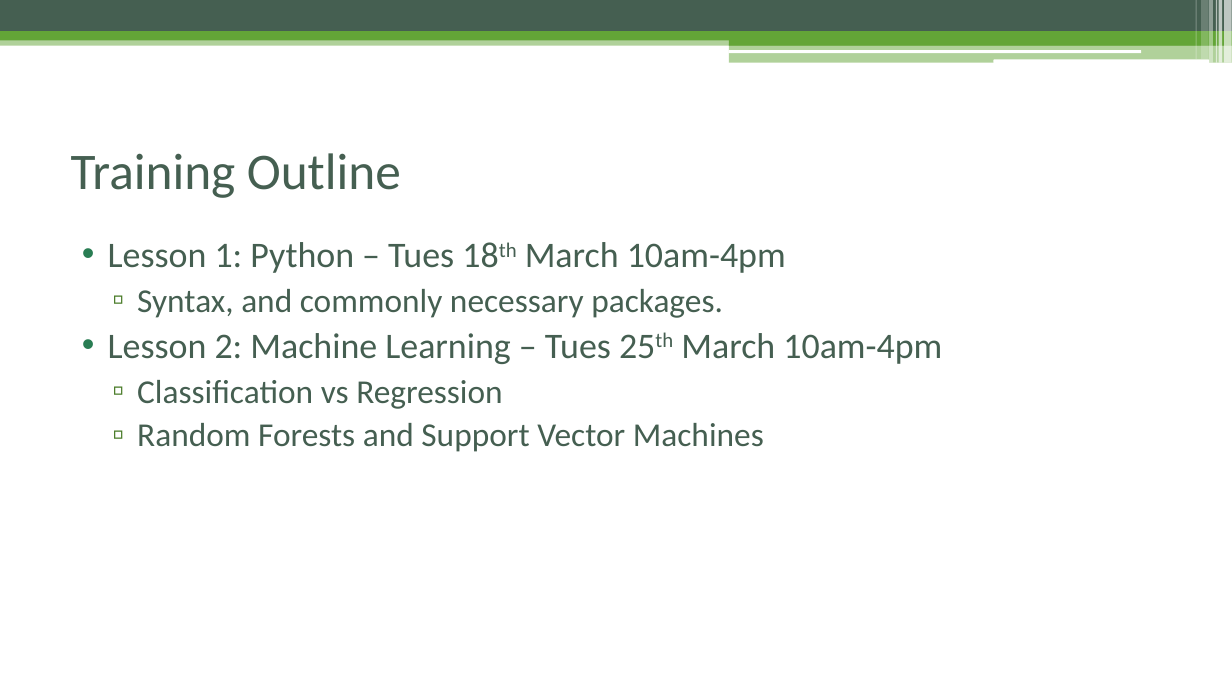
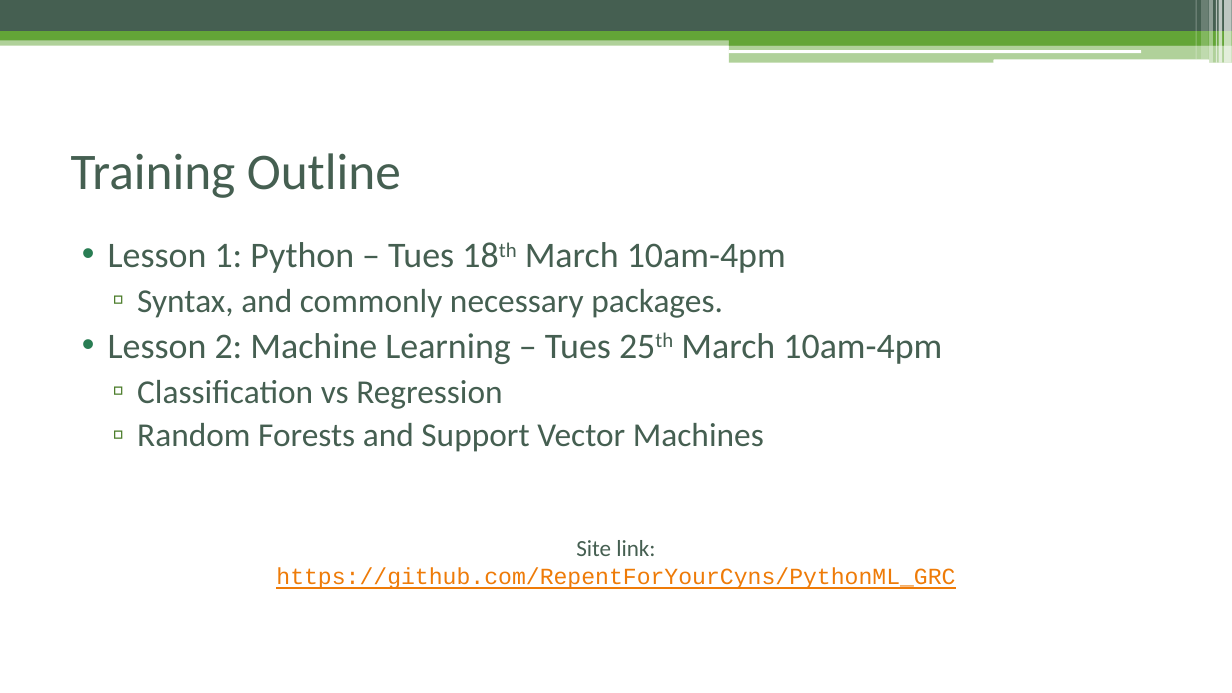
Before and after one commit to RepentForYourCyns/PythonML_GRC, a slide deck: slide 3 of Python and Machine Learning - Session 1.pptx. Drawn at 1232x693 pixels with LibreOffice and Linux fonts; fonts in the diff are those of the drawing. Boxes give left, top, right and bottom in pixels: in the first picture for what was removed or moved away, otherwise in the second. Text is boxed around its words. In the diff, an @@ line names an element or a change of style, - is before the commit and + after.

Commit message:
Add link to slides

```diff
--- a/Python and Machine Learning - Session 1.pptx
+++ b/Python and Machine Learning - Session 1.pptx
@@ text added at bbox=[276, 540, 955, 589], 18 pt, text #EE7B08, underline @@
+Site link: https://github.com/RepentForYourCyns/PythonML_GRC
```
